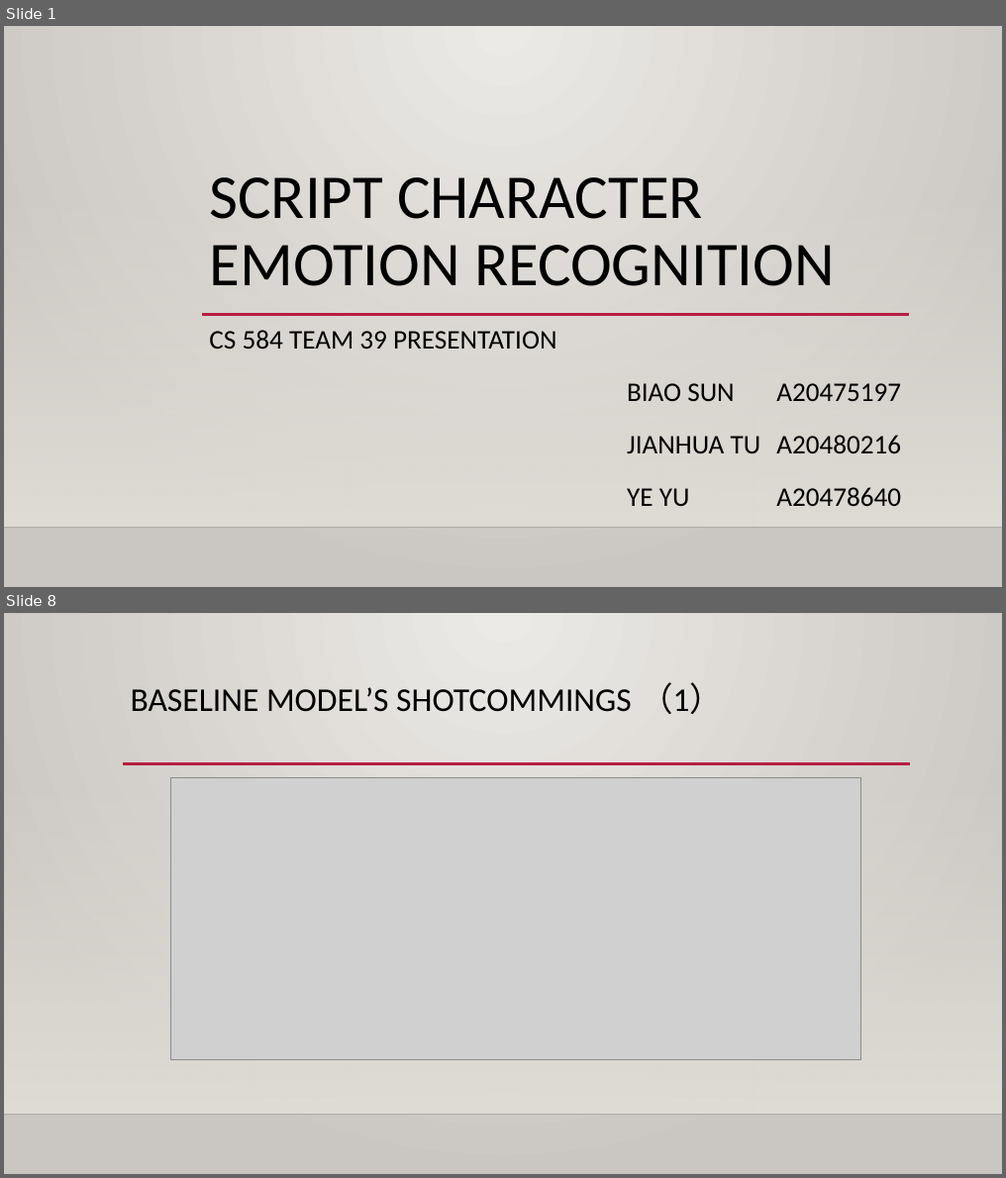
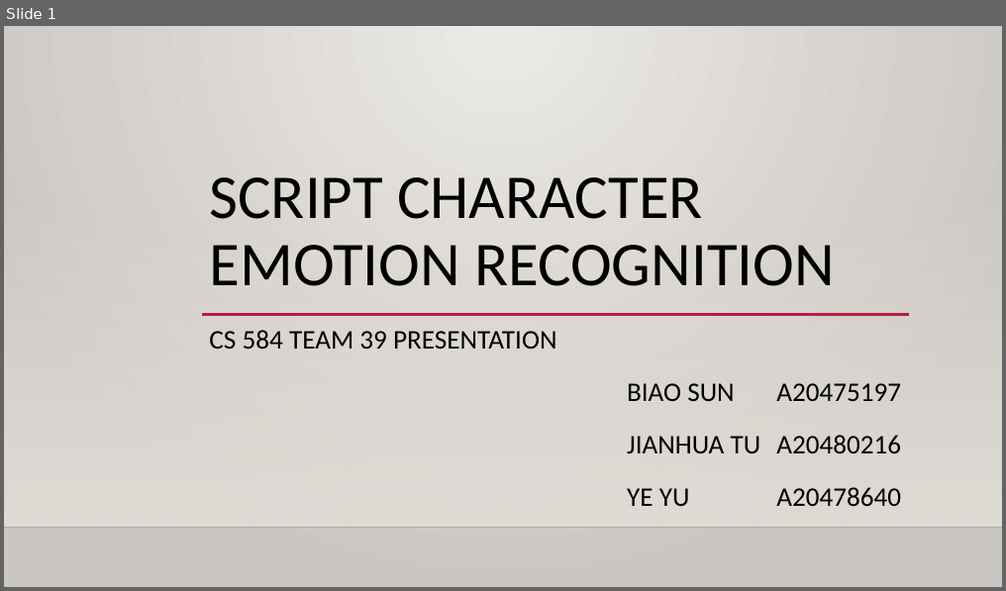
Before and after one commit to ErinYY/IIT-CS584-course-project-script_emotion, a slide deck: CS584_Team39_Presentation1.pptx. Shown one above the other, each under a label of ours: slides 1 and 8 before the commit, slide 1 after it; the slides between them are not shown. The pictures are 1006x1178 and 1006x591 pixels, drawn with LibreOffice and Linux fonts; fonts in the diff are those of the drawing; grey boxes stand for pictures; background and template pictures are left out. Boxes give left, top, right and bottom in pixels: in the first picture for what was removed or moved away, otherwise in the second. Text is boxed around its words. In the diff, an @@ line names an element or a change of style, - is before the commit and + after.

```diff
--- a/CS584_Team39_Presentation1.pptx
+++ b/CS584_Team39_Presentation1.pptx
@@ slide 8 removed at <box>4,613,1002,1174</box>, background gradient #ECEAE7 to #CAC7C1; not listed: 2 template elements that a slide beside it also shows @@
@@ title removed at <box>131,682,723,714</box> @@
-BASELINE MODEL’S SHOTCOMMINGS （1）
@@ line removed from (123, 764) to (910, 764) @@
@@ picture removed at <box>171,777,860,1059</box> @@
```
Also in this commit, not shown: 5 slides changed, 4 other slides removed.
